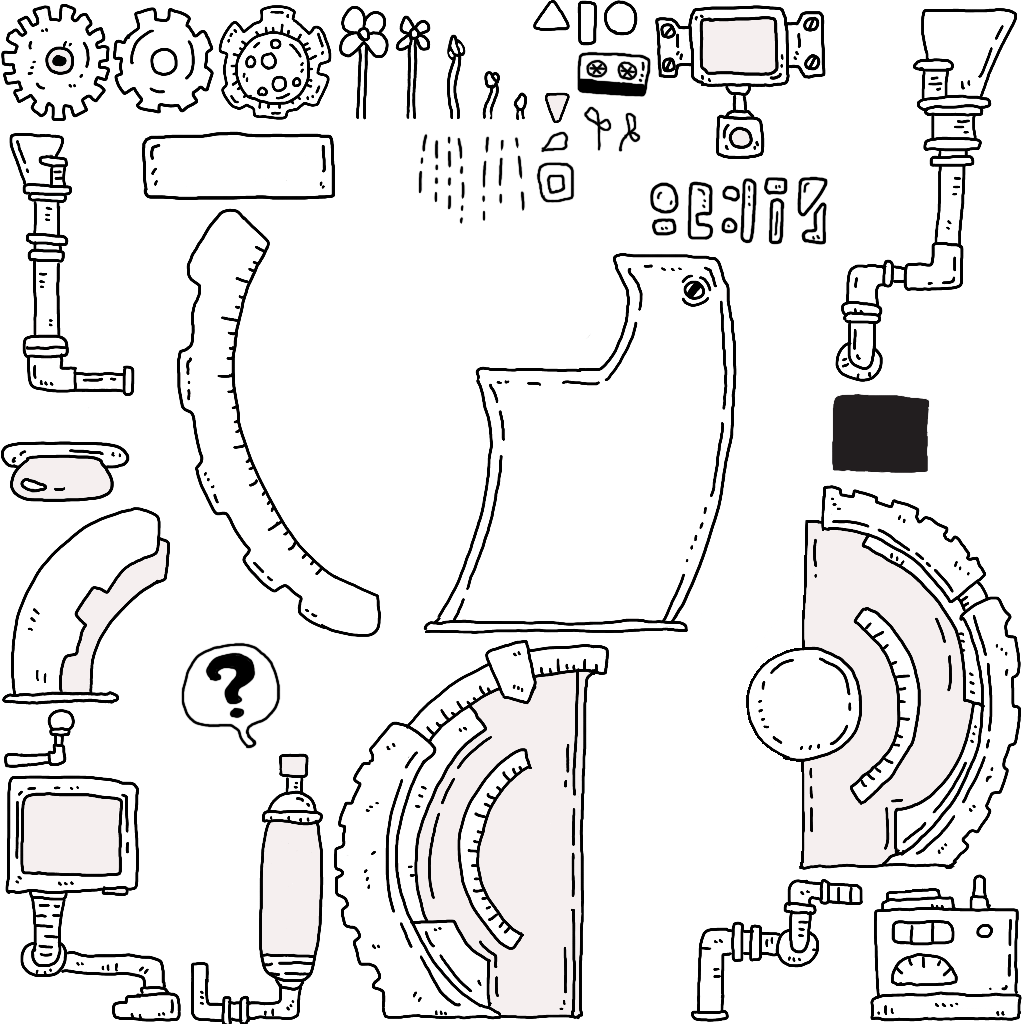
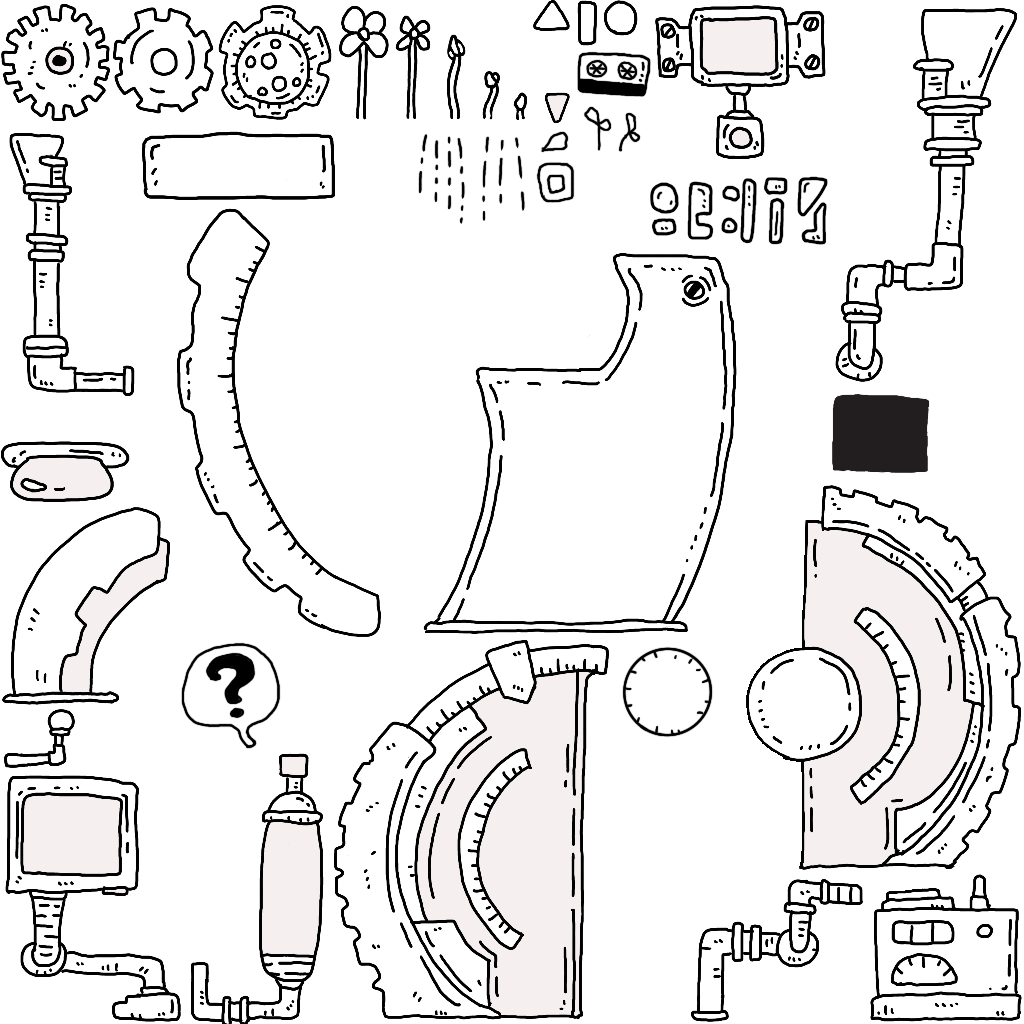
Comparing the layer stacks of the two 1024×1024 images. Changes:
added group "1" (1st of 2, in "時の扉") with 1 layers in group "時の扉" over (622, 646, 713, 738)
added layer "1" (2nd of 2, in "時の扉" › "1") in group "1" over (622, 646, 713, 738)
